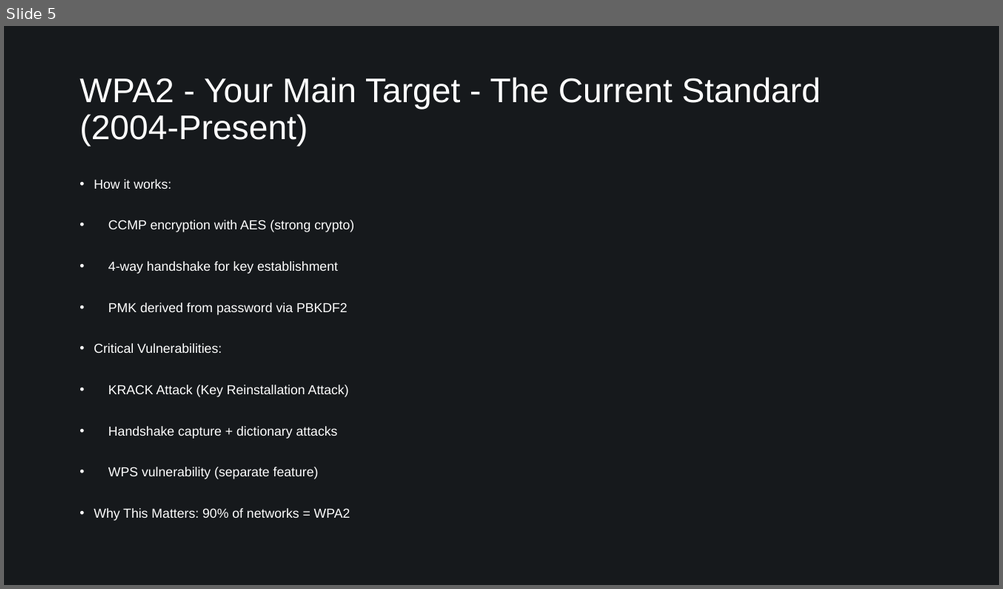
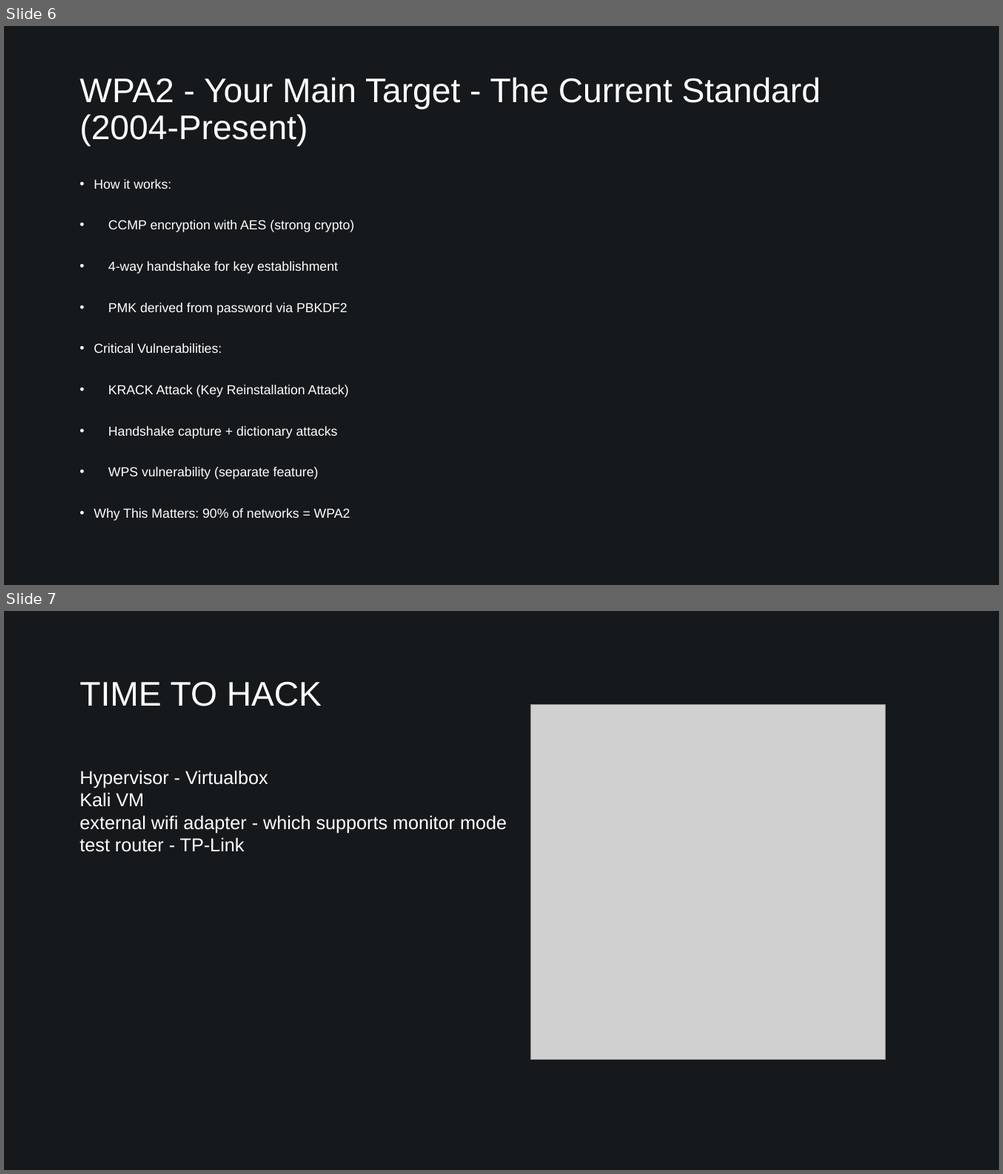
Before and after one commit to stefan-hacks/til, a slide deck: wifi-hacking-presentation.pptx. Shown one above the other, each under a label of ours: slide 5 before the commit, slides 6 and 7 after it. The pictures are 1003x589 and 1003x1174 pixels, drawn with LibreOffice and Linux fonts; fonts in the diff are those of the drawing; grey boxes stand for pictures. Boxes give left, top, right and bottom in pixels: in the first picture for what was removed or moved away, otherwise in the second. Text is boxed around its words. In the diff, an @@ line names an element or a change of style, - is before the commit and + after.

```diff
--- a/wifi-hacking-presentation.pptx
+++ b/wifi-hacking-presentation.pptx
@@ slide 7 added at bbox=[4, 611, 999, 1170], background #16191C @@
@@ title added at bbox=[79, 681, 321, 706], 33 pt, text #FFFFFF @@
+TIME TO HACK
@@ picture added at bbox=[531, 705, 886, 1060] @@
@@ text added at bbox=[79, 770, 506, 852], 18 pt, text #FFFFFF @@
+Hypervisor - Virtualbox
+Kali VM
+external wifi adapter - which supports monitor mode
+test router - TP-Link
@@ what was slide 5 is now slide 6 @@
```
Also in this commit, not shown: 1 slide changed, 1 other slide added, 1 slide removed.
